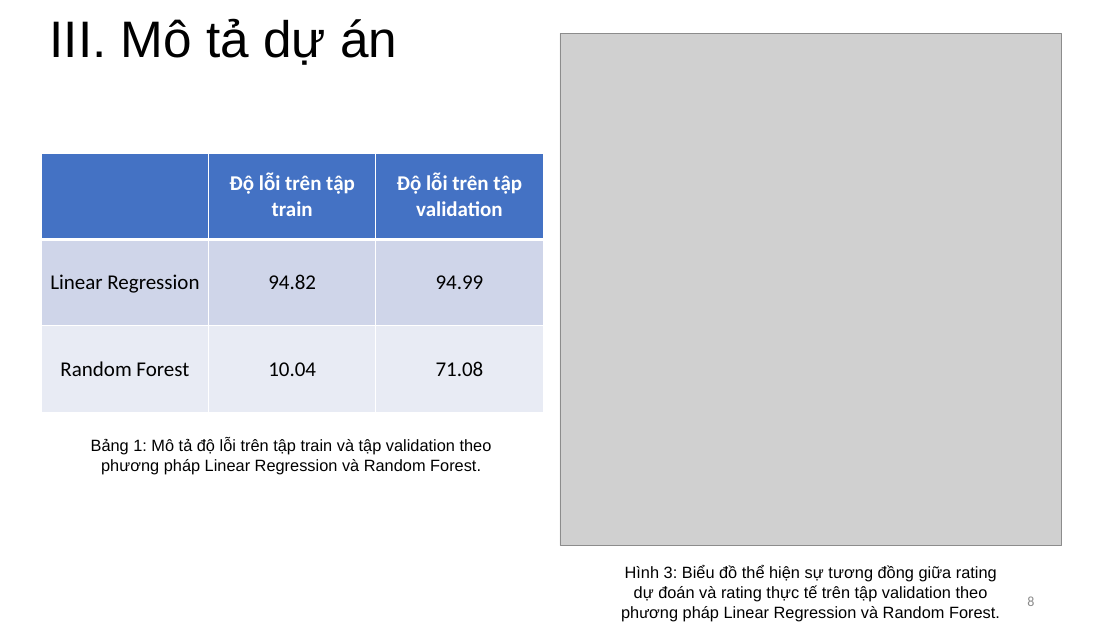
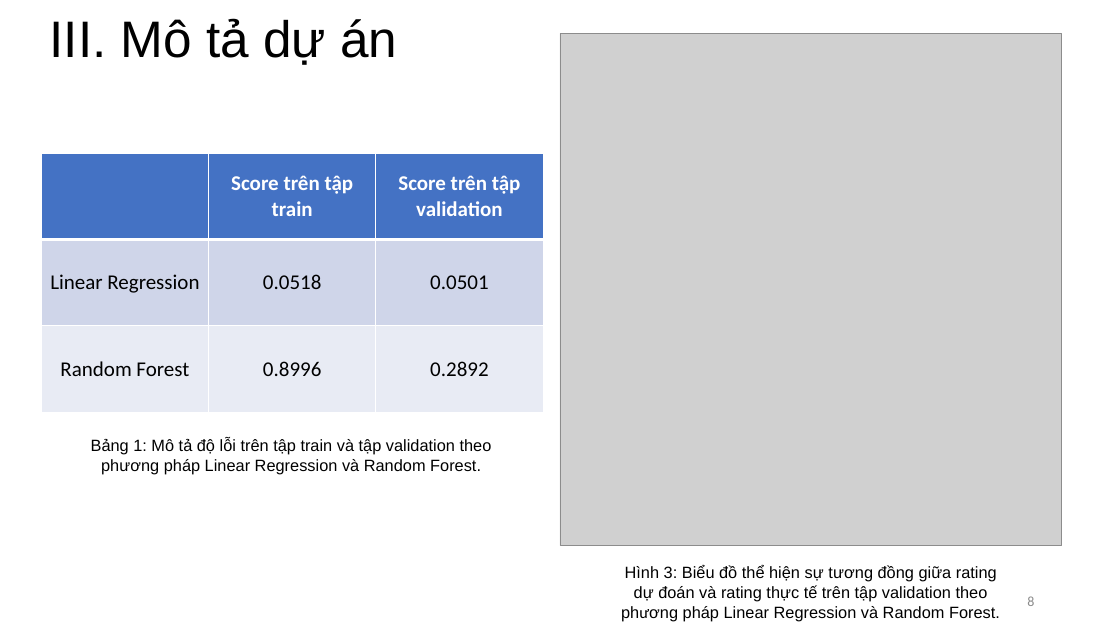
Before and after one commit to vietph34/DS_Final_project, a slide deck: slide 8 of doc/report.pptx. Drawn at 1120x630 pixels with LibreOffice and Linux fonts; fonts in the diff are those of the drawing; grey boxes stand for pictures. Boxes give left, top, right and bottom in pixels: in the first picture for what was removed or moved away, otherwise in the second. Text is boxed around its words. In the diff, an @@ line names an element or a change of style, - is before the commit and + after.

```diff
--- a/doc/report.pptx
+++ b/doc/report.pptx
@@ table at (x1=41, y1=153, x2=543, y2=412) @@
-row 1, column 2: Độ lỗi trên tập train
+row 1, column 2: Score trên tập train
-row 1, column 3: Độ lỗi trên tập validation
+row 1, column 3: Score trên tập validation
-row 2, column 2: 94.82
+row 2, column 2: 0.0518
-row 2, column 3: 94.99
+row 2, column 3: 0.0501
-row 3, column 2: 10.04
+row 3, column 2: 0.8996
-row 3, column 3: 71.08
+row 3, column 3: 0.2892
```
Also in this commit, not shown: 2 other slides changed, 2 other files.
